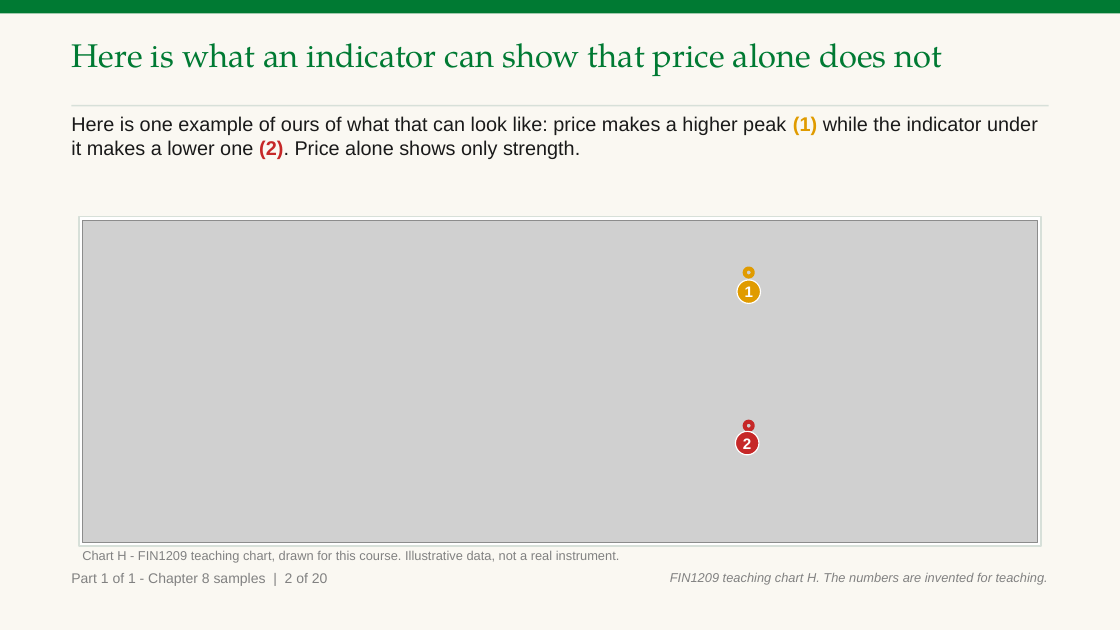
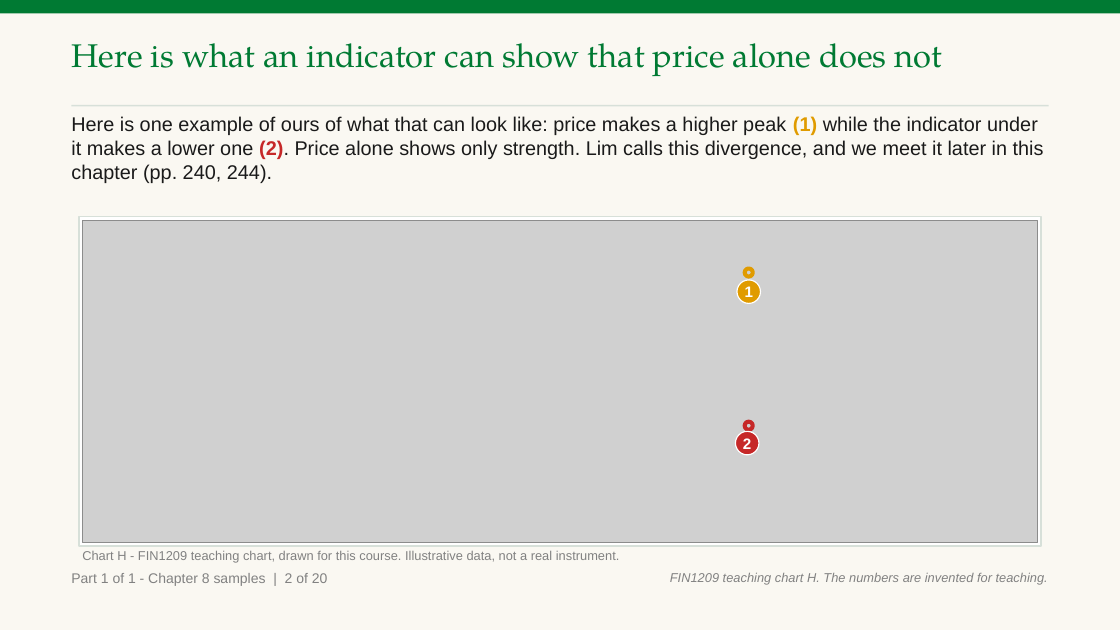
Before and after one commit to benjiesotelo-sudo/Telos_FIN1209, a slide deck: slide 4 of chapter-08/FIN1209-Chapter-08.pptx. Drawn at 1120x630 pixels with LibreOffice and Linux fonts; fonts in the diff are those of the drawing; grey boxes stand for pictures. Boxes give left, top, right and bottom in pixels: in the first picture for what was removed or moved away, otherwise in the second. Text is boxed around its words. In the diff, an @@ line names an element or a change of style, - is before the commit and + after.

Commit message:
Chapter 8 samples: name divergence on chart H, say which levels chart G uses, redraw chart F

```diff
--- a/chapter-08/FIN1209-Chapter-08.pptx
+++ b/chapter-08/FIN1209-Chapter-08.pptx
@@ text at [71, 116, 1044, 183]: text changed @@
-Here is one example of ours of what that can look like: price makes a higher peak (1) while the indicator under it makes a lower one (2). Price alone shows only strength.
+Here is one example of ours of what that can look like: price makes a higher peak (1) while the indicator under it makes a lower one (2). Price alone shows only strength. Lim calls this divergence, and we meet it later in this chapter (pp. 240, 244).
```
Also in this commit, not shown: 2 other slides changed, 3 other files.
